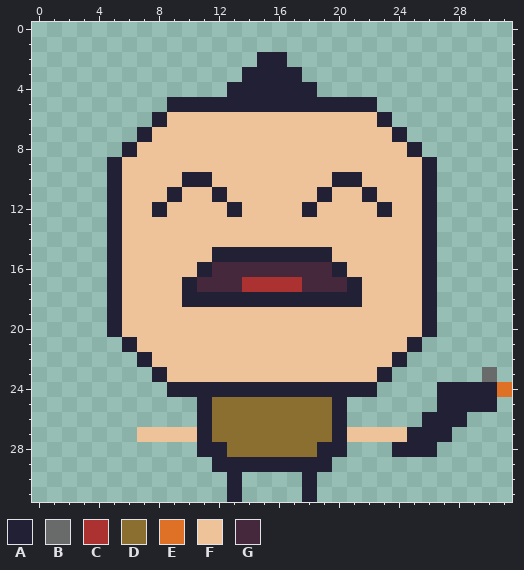
A pixel-art sprite gets an edit: assets/facingrightandbottom.png. The first picture shows the starting point.
The file is 32x32 pixels.
Palette (. is transparent): A #222034  B #696a6a  C #ac3232  D #8a6f30  E #df7126  F #eec39a  G #45283c
Pixels before, first column x 5:
 2 ..........AA...............
 3 .........AAAA..............
 4 ........AAAAAA.............
 5 ....AAAAAAAAAAAAAA.........
 6 ...AFFFFFFFFFFFFFFA........
 7 ..AFFFFFFFFFFFFFFFFA.......
 8 .AFFFFFFFFFFFFFFFFFFA......
 9 AFFFFFFFFFFFFFFFFFFFFA.....
10 AFFFFAAFFFFFFFFAAFFFFA.....
11 AFFFAFFAFFFFFFAFFAFFFA.....
12 AFFAFFFFAFFFFAFFFFAFFA.....
13 AFFFFFFFFFFFFFFFFFFFFA.....
14 AFFFFFFFFFFFFFFFFFFFFA.....
15 AFFFFFFAAAAAAAAFFFFFFA.....
16 AFFFFFAGGGGGGGGAFFFFFA.....
17 AFFFFAGGGCCCCGGGAFFFFA.....
18 AFFFFAAAAAAAAAAAAFFFFA.....
19 AFFFFFFFFFFFFFFFFFFFFA.....
20 AFFFFFFFFFFFFFFFFFFFFA.....
21 .AFFFFFFFFFFFFFFFFFFA......
22 ..AFFFFFFFFFFFFFFFFA.......
23 ...AFFFFFFFFFFFFFFA......B.
24 ....AAAAAAAAAAAAAA....AAAAE
25 ......ADDDDDDDDA......AAAA.
26 ......ADDDDDDDDA.....AAA...
27 ..FFFFADDDDDDDDAFFFFAAA....
28 ......AADDDDDDAA...AAA.....
29 .......AAAAAAAA............
30 ........A....A.............
31 ........A....A.............
After:
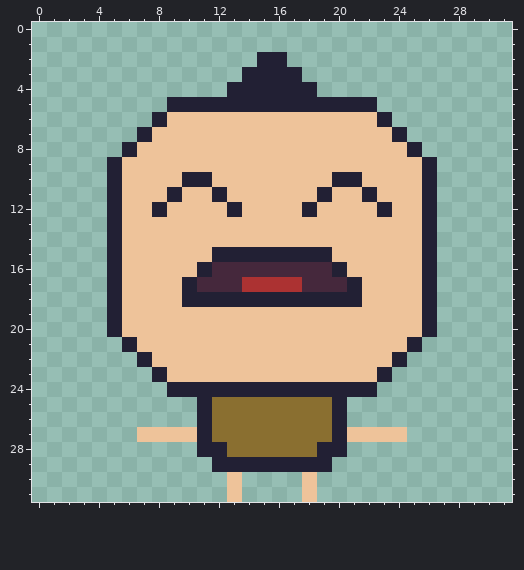
Difference:
y 23: x 30 B -> .
y 24: x 27..31 AAAAE -> .....
y 25: x 27..30 AAAA -> ....
y 26: x 26..28 AAA -> ...
y 27: x 25..27 AAA -> ...
y 28: x 24..26 AAA -> ...
y 30..31: x 13 A -> F; x 18 A -> F
Pixel boxes of the changes (left, top, right, bottom) in both pictures:
erased: (392, 367, 512, 457)
changed: (227, 472, 242, 502)
changed: (302, 472, 317, 502)
